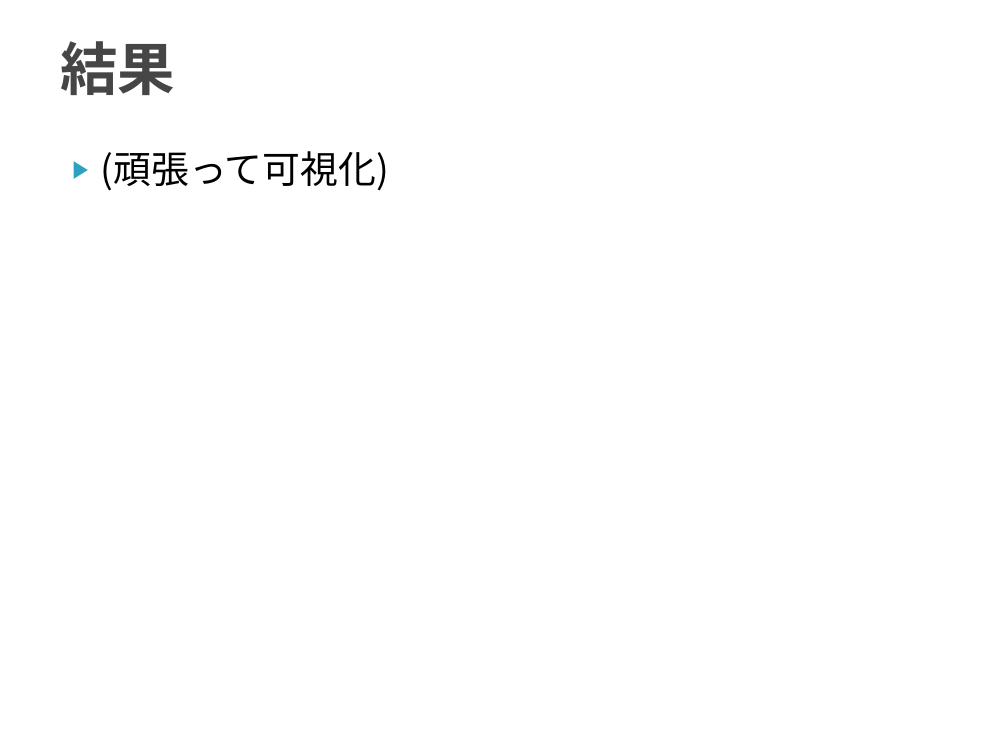
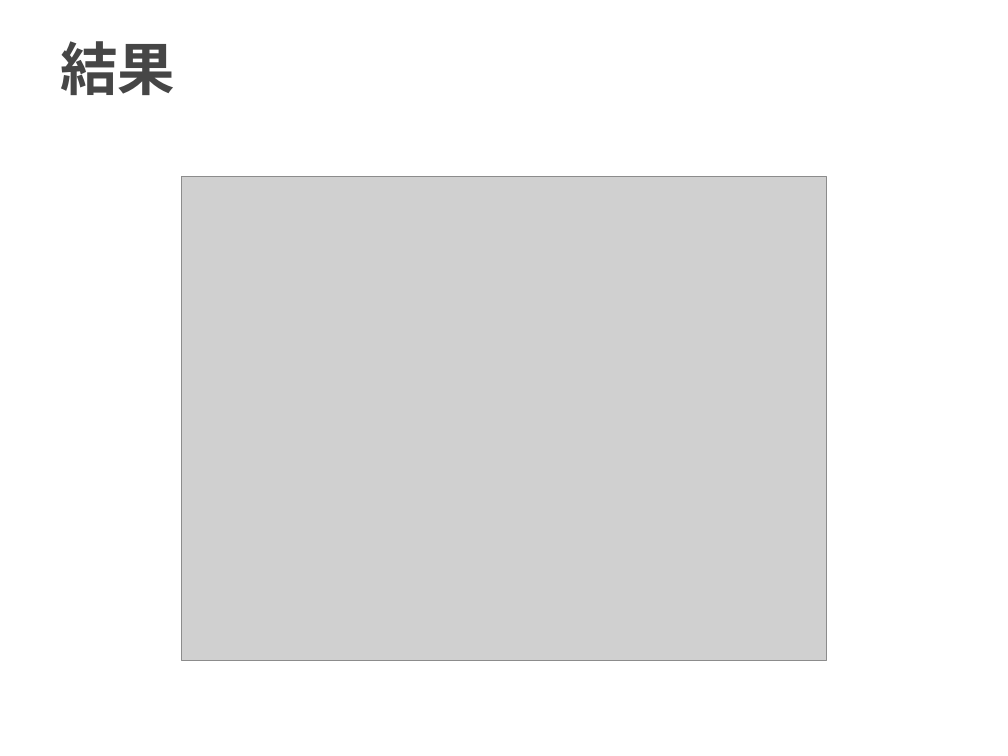
Before and after one commit to TetsuyaKomota/MyMasterStudies, a slide deck: slide 134 of slides/discussion2016.pptx. Drawn at 1008x756 pixels with LibreOffice and Linux fonts; fonts in the diff are those of the drawing; grey boxes stand for pictures. Boxes give left, top, right and bottom in pixels: in the first picture for what was removed or moved away, otherwise in the second. Text is boxed around its words. In the diff, an @@ line names an element or a change of style, - is before the commit and + after.

```diff
--- a/slides/discussion2016.pptx
+++ b/slides/discussion2016.pptx
@@ text removed at (101, 151, 389, 191) @@
-▶ (頑張って可視化)
@@ picture added at (181, 176, 827, 660) @@
```
Also in this commit, not shown: 1 other slide changed, 1 other file.
